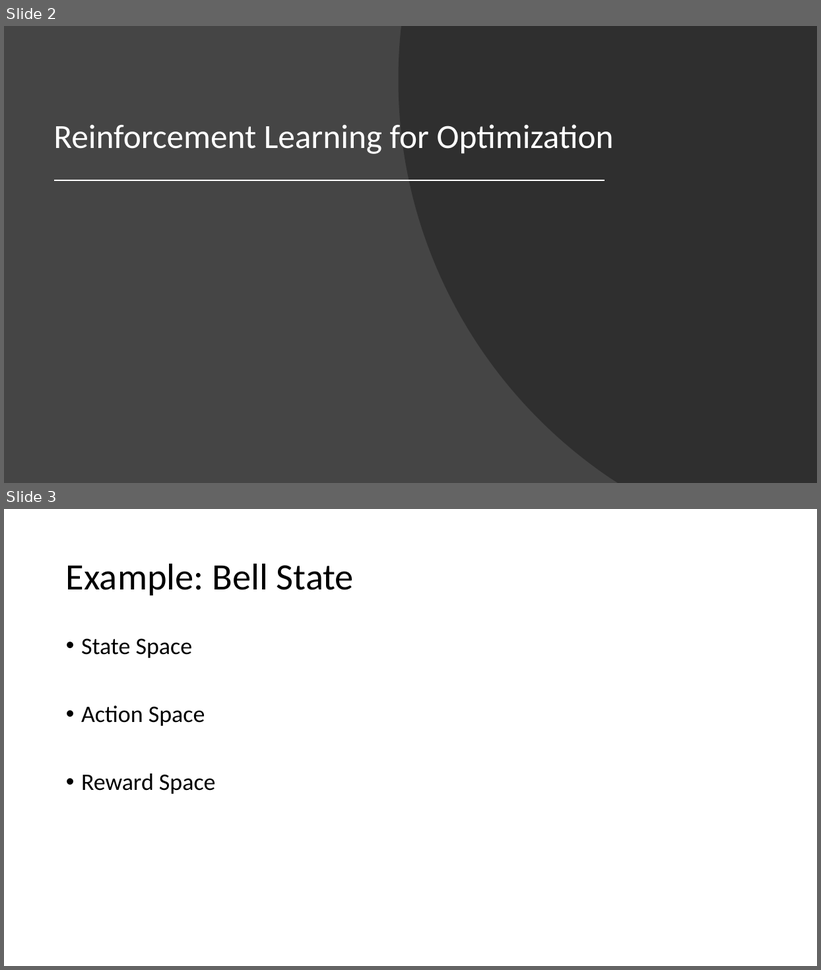
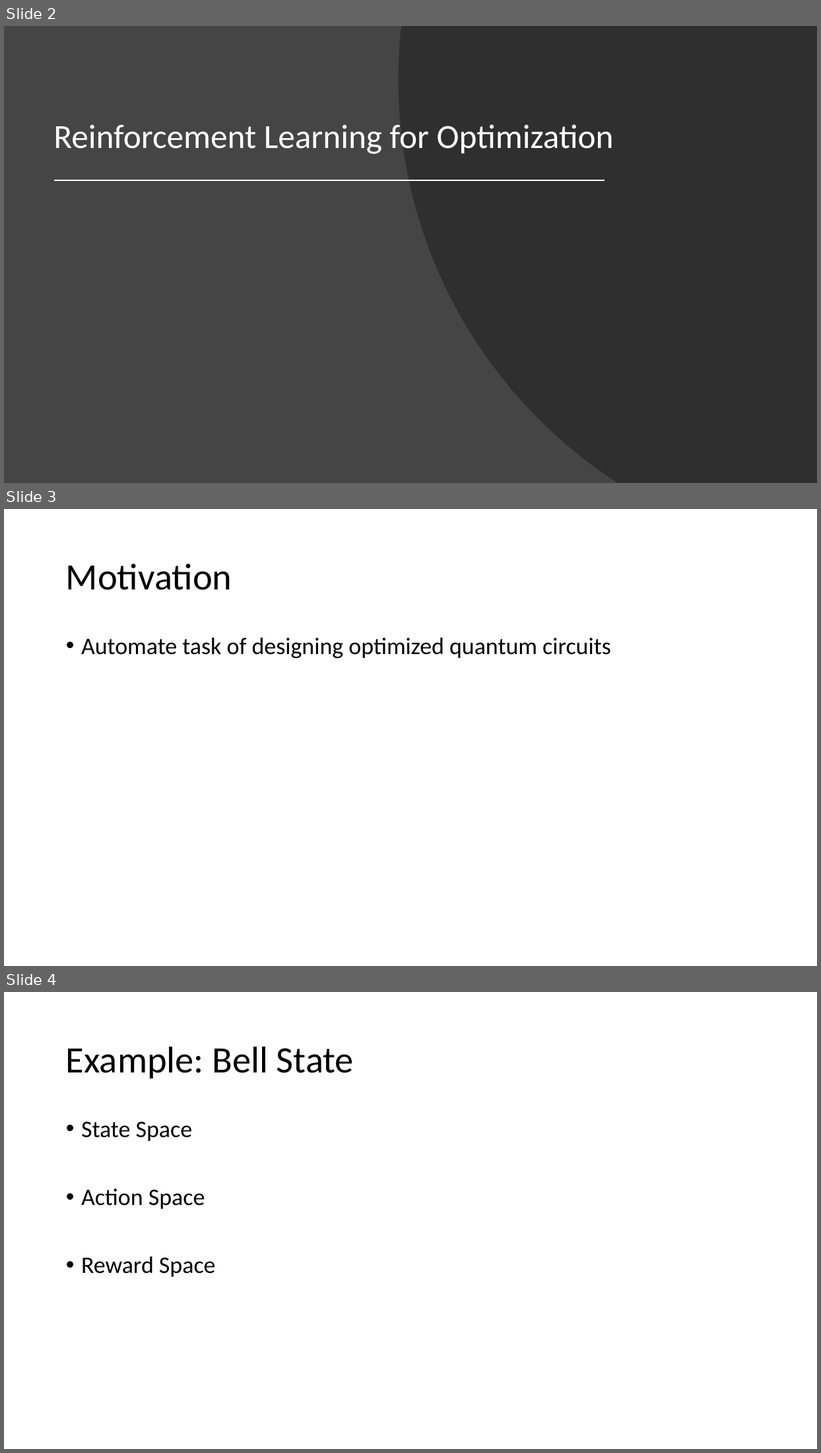
Before and after one commit to dacozai/QuantumDeepAdvantage, a slide deck: Presentation.pptx. Shown one above the other, each under a label of ours: slides 2 and 3 before the commit, slides 2, 3 and 4 after it. The pictures are 821x970 and 821x1453 pixels, drawn with LibreOffice and Linux fonts; fonts in the diff are those of the drawing. Boxes give left, top, right and bottom in pixels: in the first picture for what was removed or moved away, otherwise in the second. Text is boxed around its words. In the diff, an @@ line names an element or a change of style, - is before the commit and + after.

```diff
--- a/Presentation.pptx
+++ b/Presentation.pptx
@@ slide 3 added at [4, 509, 817, 966], background #FFFFFF @@
@@ title added at [66, 564, 232, 590], 44 pt, text #000000 @@
+Motivation
@@ text added at [81, 638, 611, 658], 28 pt, text #000000 @@
+• Automate task of designing optimized quantum circuits
@@ what was slide 3 is now slide 4 @@
```
Also in this commit, not shown: 3 other slides added, 1 other file.
